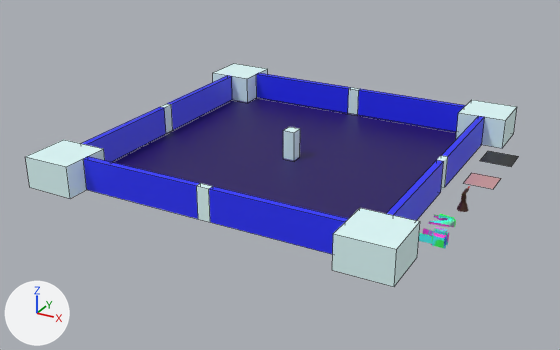
The Blender file assets/models/world.blend as it was, and as the next commit left it.
The view is the same before and after, from a camera (50 mm lens) standing at (109.8, -207.6, 97.0) and looking at (0.0, -8.0, -2.9). Lighting does not change. The marker at lower left points along +X, +Y and +Z. Mesh edges are drawn as thin lines on the coarser meshes.

The older version as bpy lines, for what is in view:
```python
ob_cornerpillar01 = bpy.data.objects.new('CornerPillar01', me_cube_050)
ob_cornerpillar01.location = (50.0, -50.0, 5.0)
ob_cornerpillar01.scale = (8.0, 8.0, 5.0)
ob_cornerpillar02 = bpy.data.objects.new('CornerPillar02', me_cube_051)
ob_cornerpillar02.location = (-50.0, -50.0, 5.0)
ob_cornerpillar02.scale = (8.0, 8.0, 5.0)
ob_cornerpillar03 = bpy.data.objects.new('CornerPillar03', me_cube_052)
ob_cornerpillar03.location = (-50.0, 50.0, 5.0)
ob_cornerpillar03.scale = (8.0, 8.0, 5.0)
ob_cornerpillar04 = bpy.data.objects.new('CornerPillar04', me_cube_053)
ob_cornerpillar04.location = (50.0, 50.0, 5.0)
ob_cornerpillar04.scale = (8.0, 8.0, 5.0)
ob_towerplace = bpy.data.objects.new('TowerPlace', me_plane_001)
ob_towerplace.location = (60.0, 10.0, 1.0)
ob_towerplace.scale = (4.5, 4.5, 1.0)
# also in view: 'Wall08' at (-50.0, -22.0, 5.0); 'Wall01' at (22.0, -50.0, 5.0); 'Wall06' at (50.0, 22.0, 5.0); 'Wall02' at (-22.0, -50.0, 5.0); 'Floor' at (0.0, 0.0, 0.0)
```
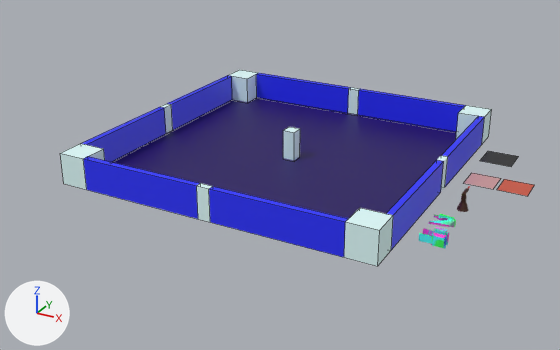
Where the change shows, as pixel boxes [x1, y1, x2, y2] in the pictures (560 x 350 px):
'CornerPillar01', moved, rescaled (44% narrower, 26% shorter): before [332, 208, 420, 287]; after [344, 208, 393, 266]
'CornerPillar02', moved, rescaled (43% narrower, 20% shorter): before [26, 140, 105, 198]; after [60, 144, 105, 190]
'CornerPillar04', moved, rescaled (40% narrower, 18% shorter): before [456, 100, 517, 148]; after [456, 105, 492, 144]
'CornerPillar03', moved, rescaled (46% narrower, 15% shorter): before [213, 64, 268, 102]; after [228, 70, 257, 102]
'TowerPlaceChosen', added: after [497, 179, 534, 196]

Edits to the bpy script that builds the scene:
```text
Add img_tower_place_chosen_texture_png:
    img_tower_place_chosen_texture_png = load_image('tower_place_chosen_texture.png', 'tower_place_chosen_texture.png', 1024, 1024, 'sRGB')
Add mat_towerplacechosenmaterial:
    mat_towerplacechosenmaterial = principled_material('TowerPlaceChosenMaterial')
    mat_towerplacechosenmaterial.texture = img_tower_place_chosen_texture_png
Add me_plane_002:
    me_plane_002.from_pydata(...)  # 4 vertices, 1 face; spans x -1.0..1.0, y -1.0..1.0, z 0.0
    me_plane_002.materials.append(mat_towerplacechosenmaterial)  # picture img_tower_place_chosen_texture_png
Change ob_cornerpillar01:
    ob_cornerpillar01.location: (50.0, -50.0, 5.0) -> (46.5, -46.5, 5.0)
    ob_cornerpillar01.scale: (8.0, 8.0, 5.0) -> (4.5, 4.5, 5.0)
Change ob_cornerpillar02:
    ob_cornerpillar02.location: (-50.0, -50.0, 5.0) -> (-46.5, -46.5, 5.0)
    ob_cornerpillar02.scale: (8.0, 8.0, 5.0) -> (4.5, 4.5, 5.0)
Change ob_cornerpillar03:
    ob_cornerpillar03.location: (-50.0, 50.0, 5.0) -> (-46.5, 46.5, 5.0)
    ob_cornerpillar03.scale: (8.0, 8.0, 5.0) -> (4.5, 4.5, 5.0)
Change ob_cornerpillar04:
    ob_cornerpillar04.location: (50.0, 50.0, 5.0) -> (46.5, 46.5, 5.0)
    ob_cornerpillar04.scale: (8.0, 8.0, 5.0) -> (4.5, 4.5, 5.0)
Add ob_towerplacechosen:
    ob_towerplacechosen = bpy.data.objects.new('TowerPlaceChosen', me_plane_002)
    ob_towerplacechosen.location = (70.0, 10.0, 1.0)
    ob_towerplacechosen.scale = (4.5, 4.5, 1.0)
```
